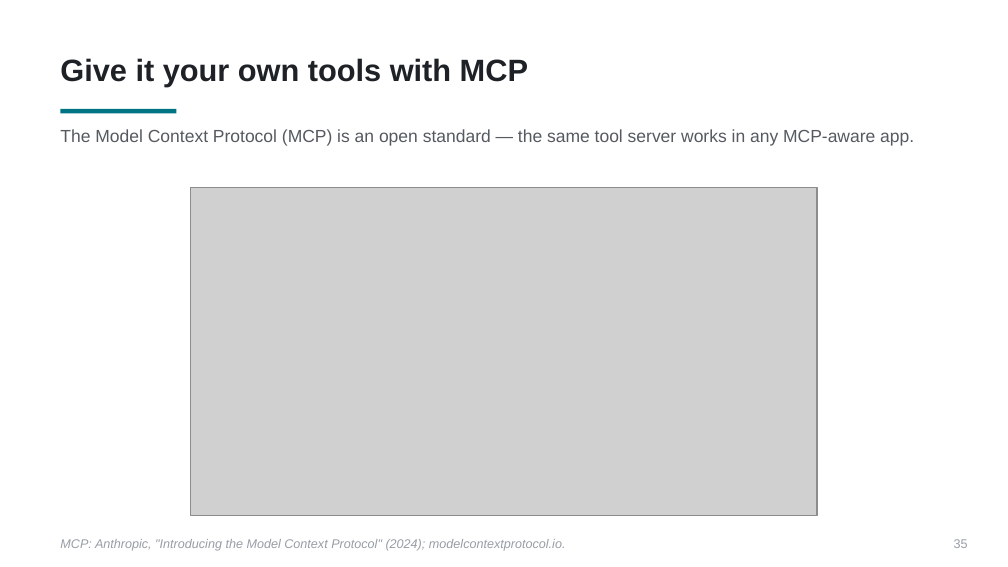
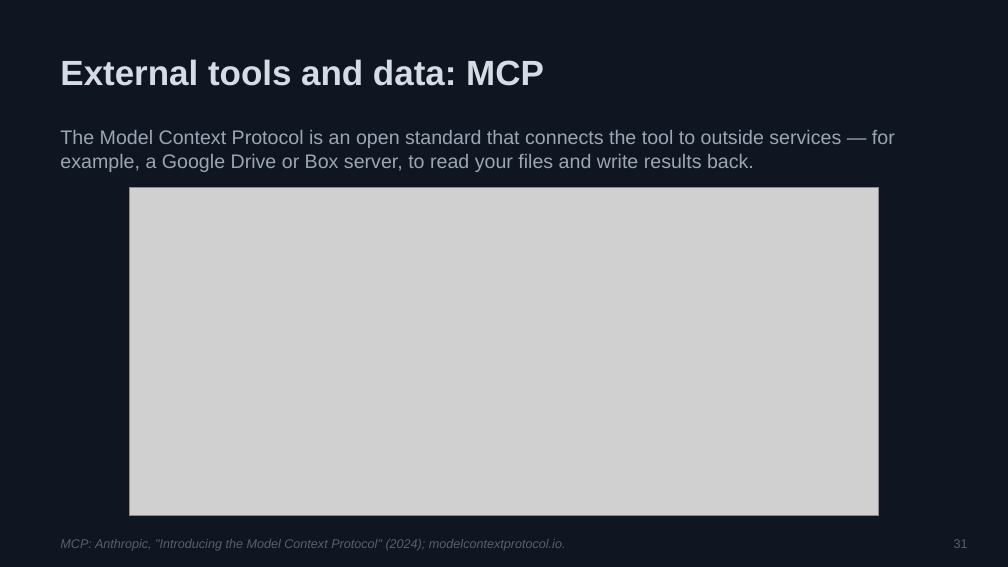
Before and after one commit to PursuitOfDataScience/uchicago-workshops, a slide deck: slide 31 of claude-code-tutorial/claude-code-tutorial.pptx (slide 35 before the commit). Drawn at 1008x567 pixels with LibreOffice and Linux fonts; fonts in the diff are those of the drawing; grey boxes stand for pictures. Boxes give left, top, right and bottom in pixels: in the first picture for what was removed or moved away, otherwise in the second. Text is boxed around its words. In the diff, an @@ line names an element or a change of style, - is before the commit and + after.

```diff
--- a/claude-code-tutorial/claude-code-tutorial.pptx
+++ b/claude-code-tutorial/claude-code-tutorial.pptx
@@ rectangle added at [0,0,1008,566], fill #0F1621 @@
@@ text at [60,59,544,86]: text changed; size 22 to 25 pt; text colour #1E2126 to #D6DCE6 @@
-Give it your own tools with MCP
+External tools and data: MCP
@@ rectangle removed at [60,109,176,113] @@
@@ text at [60,130,895,172]: text changed; size 12.5 to 14 pt; text colour #555A61 to #9BA6B4 @@
-The Model Context Protocol (MCP) is an open standard — the same tool server works in any MCP-aware app.
+The Model Context Protocol is an open standard that connects the tool to outside services — for example, a Google Drive or Box server, to read your files and write results back.
@@ picture: place and size @@
-picture at [191,187,816,516]
+picture at [129,187,878,516]
@@ text "MCP: Anthropic, "Introducing the Model ..." at [60,539,566,551]: text colour #989EA6 to #566072 @@
@@ text at [954,539,968,548]: text changed; text colour #989EA6 to #566072 @@
-35
+31
```
Also in this commit, not shown: 6 other slides changed, 35 slides added, 39 slides removed, 1 other file.
